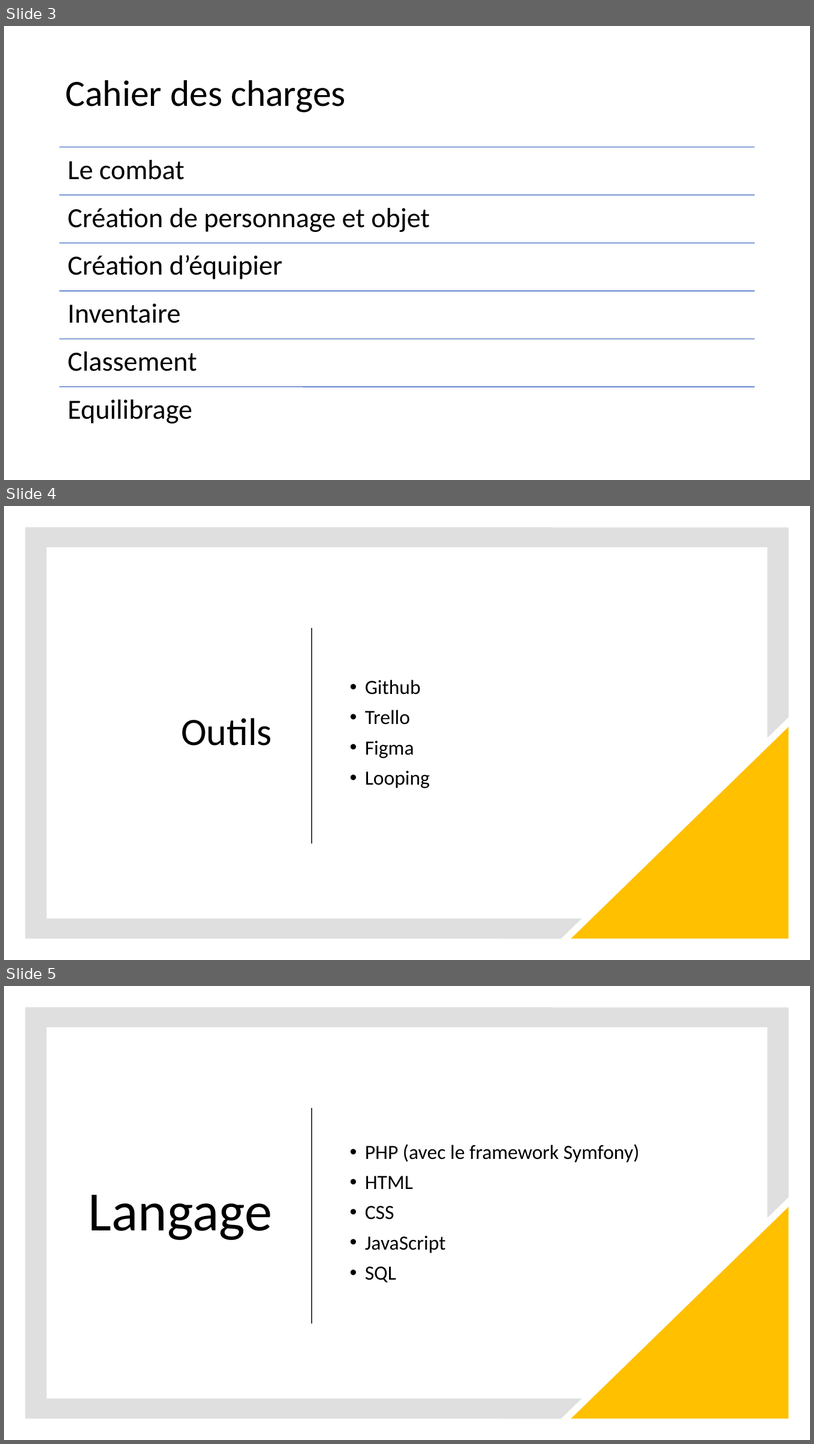
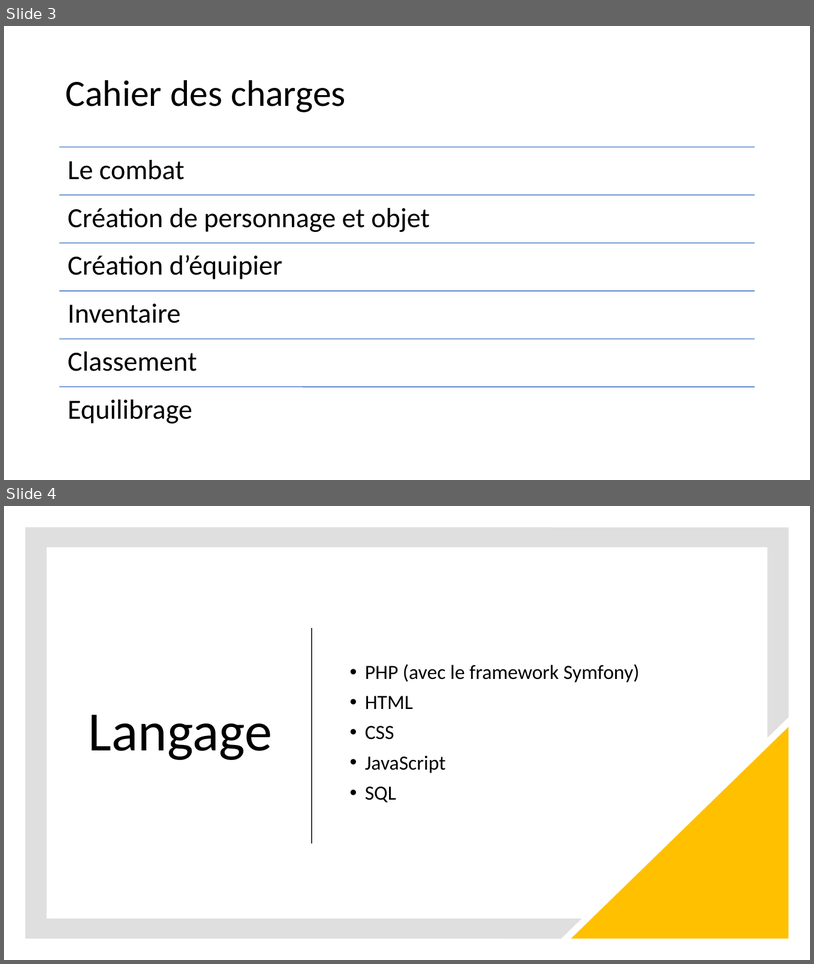
Before and after one commit to KrouriB/ProjetFightingGame, a slide deck: The Litlle Fighting.pptx. Shown one above the other, each under a label of ours: slides 3, 4 and 5 before the commit, slides 3 and 4 after it. The pictures are 814x1444 and 814x964 pixels, drawn with LibreOffice and Linux fonts; fonts in the diff are those of the drawing. Boxes give left, top, right and bottom in pixels: in the first picture for what was removed or moved away, otherwise in the second. Text is boxed around its words. In the diff, an @@ line names an element or a change of style, - is before the commit and + after.

```diff
--- a/The Litlle Fighting.pptx
+++ b/The Litlle Fighting.pptx
@@ slide 4 removed at [4,506,810,960], background #FFFFFF @@
@@ freeform shape removed at [25,527,789,939] @@
@@ line removed from (312, 629) to (312, 843) @@
@@ text removed at [365,679,430,788] @@
-• Github
-• Trello
-• Figma
-• Looping
@@ title removed at [181,718,272,745] @@
-Outils
@@ right triangle removed at [572,727,789,939] @@
@@ what was slide 5 is now slide 4 @@
```
Also in this commit, not shown: 2 slides changed, 8 slides added, 1 other slide removed, 1 other file.
